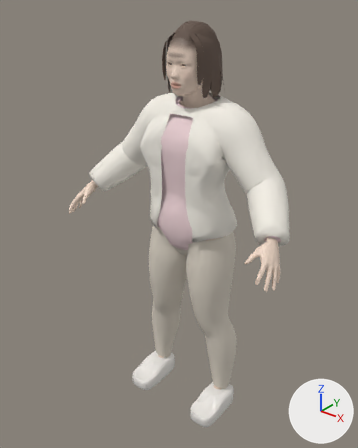
The glTF model assets/people/lover.glb, before and after one commit.
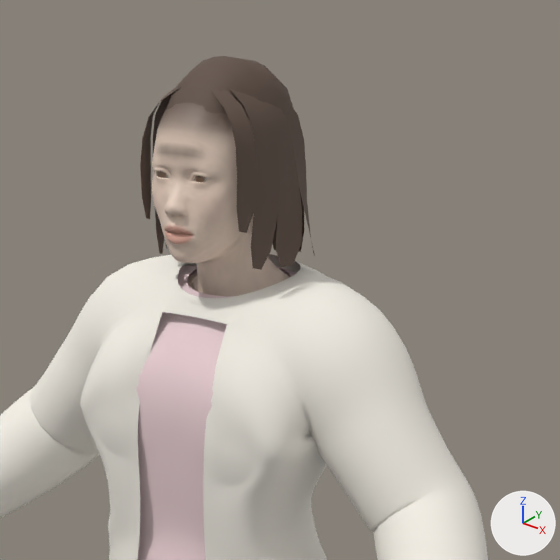
Each version appears first whole from a 50 mm camera at (1.003, -1.364, 1.597) aimed at (-0.031, -0.072, 0.797), and next in a close-up on the part from 31% to 88% of the width and 0% to 45% of the height. The lights are fixed; the arrows at lower right show +X, +Y and +Z. The last two pictures show the newer version. Vertices at exactly the same position are counted once.

The older version as bpy lines, for what is in view:
```python
me_bob = bpy.data.meshes.new('Bob')
me_bob.from_pydata(...)  # 212 vertices, 188 faces; spans x -0.094..0.094, y -0.11..0.051, z 1.266..1.475
me_bob.materials.append(mat_bob)  # brown #615045
me_body = bpy.data.meshes.new('Body')
me_body.from_pydata(...)  # 8878 vertices, 17362 faces; spans x -0.452..0.452, y -0.271..0.083, z 0.064..1.471
# faces by material slot: [16442, 280, 192, 448]
me_body.materials.append(mat_skin)
me_body.materials.append(mat_eye)
me_body.materials.append(mat_teeth)
me_body.materials.append(mat_tongue)
me_top = bpy.data.meshes.new('Top')
me_top.from_pydata(...)  # 2543 vertices, 4924 faces; spans x -0.421..0.421, y -0.166..0.098, z 0.709..1.253
me_top.materials.append(mat_top)  # pale pink #efd4d7
ob_bob = bpy.data.objects.new('Bob', me_bob)
ob_bob.location = (0.0, 0.0, 0.0)
ob_body = bpy.data.objects.new('Body', me_body)
ob_body.location = (0.0, 0.0, 0.0)
ob_top = bpy.data.objects.new('Top', me_top)
ob_top.location = (0.0, 0.0, 0.0)
# also in view: 'Hair' at (0.0, -0.029, 1.406); 'Outer' at (0.0, -0.032, 0.981)
```
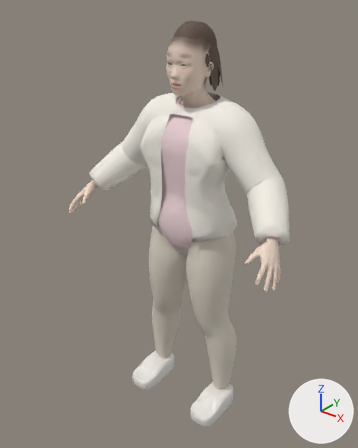
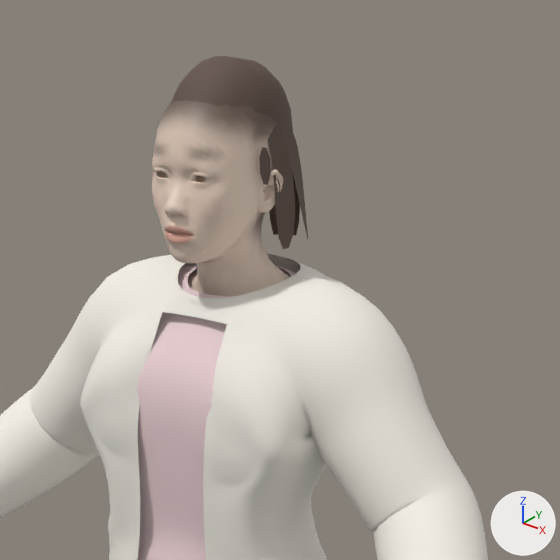
Boxes [x1, y1, x2, y2] around the edits, measured in the close-ups (560 x 560 px):
'Bob', reshaped: before [140, 84, 315, 270]; after [259, 122, 308, 249]
part 1 of me_bob, rebuilt: before [258, 100, 302, 267]; after [268, 122, 295, 249]
part 2 of me_bob, rebuilt (mostly hidden): before [273, 215, 278, 250]; after [269, 205, 278, 235]
part 3 of me_bob, rebuilt: before [284, 105, 315, 256]; after [281, 125, 308, 239]
part 4 of me_bob, rebuilt (mostly hidden): before [298, 188, 304, 252]; after [292, 172, 300, 235]
part 5 of me_bob, deleted (brown): before [208, 85, 257, 233]
part 6 of me_bob, deleted (brown): before [140, 84, 186, 219]
part 7 of me_bob, cut back: before [153, 86, 280, 270]; after [259, 147, 271, 185]
part 8 of me_body, recoloured: before [152, 127, 254, 243]; after [152, 127, 281, 243]
part 9 of me_body, recoloured: before [161, 103, 252, 130]; after [161, 100, 275, 225]
part 10 of me_body, recoloured: before [157, 113, 254, 160]; after [157, 113, 283, 239]

The change, as a diff of the scene's bpy script:
```diff
--- a/assets/people/lover.glb.py
+++ b/assets/people/lover.glb.py
@@ me_bob @@
 # used by ob_bob; location = (0.0, 0.0, 0.0)
-me_bob.from_pydata(...)  # 212 vertices, 188 faces; spans x -0.094..0.094, y -0.11..0.051, z 1.266..1.475
+me_bob.from_pydata(...)  # 160 vertices, 140 faces; spans x -0.085..0.085, y -0.071..0.046, z 1.286..1.464
+# me_bob part 1: the loose piece of 18 vertices spanning x 0.021..0.094, y -0.056..-0.008, z 1.27..1.475 is rebuilt with 18 vertices and now spans x 0.032..0.085, y -0.052..-0.011, z 1.289..1.463
+# me_bob part 2: the loose piece of 18 vertices spanning x 0.001..0.027, y -0.013..0.051, z 1.266..1.473 is rebuilt with 18 vertices and now spans x 0.001..0.026, y -0.004..0.046, z 1.286..1.463
+# me_bob part 3: the loose piece of 18 vertices spanning x 0.018..0.092, y -0.039..0.037, z 1.272..1.475 is rebuilt with 18 vertices and now spans x 0.029..0.083, y -0.03..0.03, z 1.292..1.464
+# me_bob part 4: the loose piece of 18 vertices spanning x 0.01..0.062, y -0.024..0.05, z 1.269..1.475 is rebuilt with 18 vertices and now spans x 0.018..0.06, y -0.014..0.044, z 1.289..1.464
+# me_bob part 5: the loose piece of 16 vertices spanning x 0.014..0.077, y -0.11..-0.082, z 1.314..1.469 is deleted
+# me_bob part 6: the loose piece of 16 vertices spanning x -0.077..-0.014, y -0.11..-0.082, z 1.314..1.469 is deleted
+# me_bob part 7: 36 vertices removed from x -0.082..0.082, y -0.084..-0.045, z 1.269..1.472; 16 vertices added at x -0.075..0.075, y -0.071..-0.054, z 1.363..1.404
+# other edits to the shape of me_bob do not show in these pictures
 me_bob.materials.append(mat_bob)
@@ me_body @@
 me_body.from_pydata(...)  # 8878 vertices, 17362 faces; spans x -0.452..0.452, y -0.271..0.083, z 0.064..1.471
 # used by ob_body; location = (0.0, 0.0, 0.0)
+# me_body part 8: 1708 faces centred in x -0.077..0.077, y -0.13..-0.028, z 1.296..1.421 are repainted in the vertex colours; the middle colour goes from beige #e1cab9 to beige #ecd5c4
+# me_body part 9: 332 faces centred in x -0.064..0.064, y -0.118..0.017, z 1.315..1.467 are repainted in the vertex colours; the middle colour goes from brown #635147 to brown #6f5e53
+# me_body part 10: 440 faces centred in x -0.078..0.078, y -0.129..-0.004, z 1.3..1.433 are repainted in the vertex colours; the middle colour goes from brown #9a887b to beige #e0c9b9
 me_body.materials.append(mat_skin)
```
